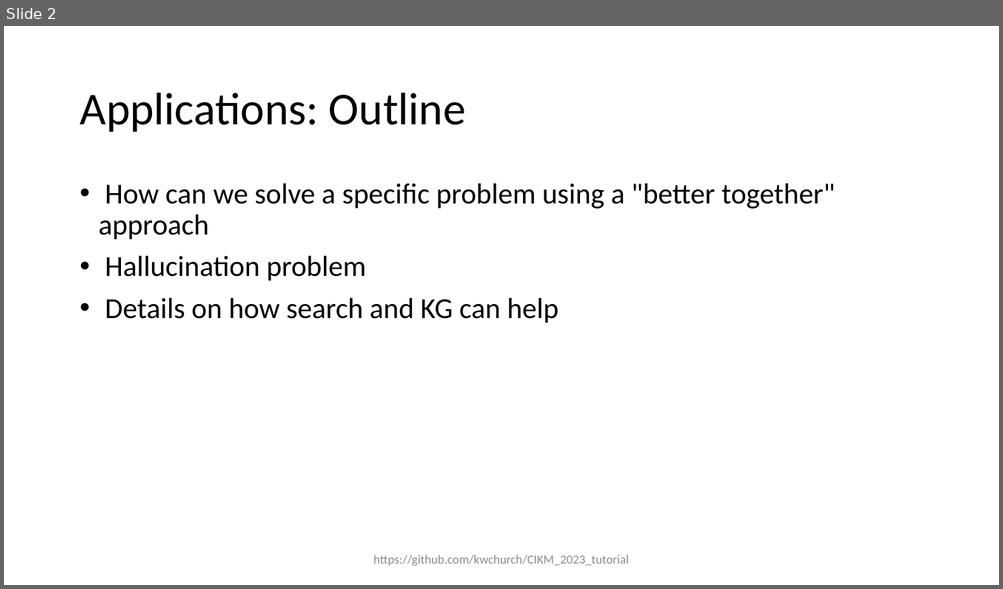
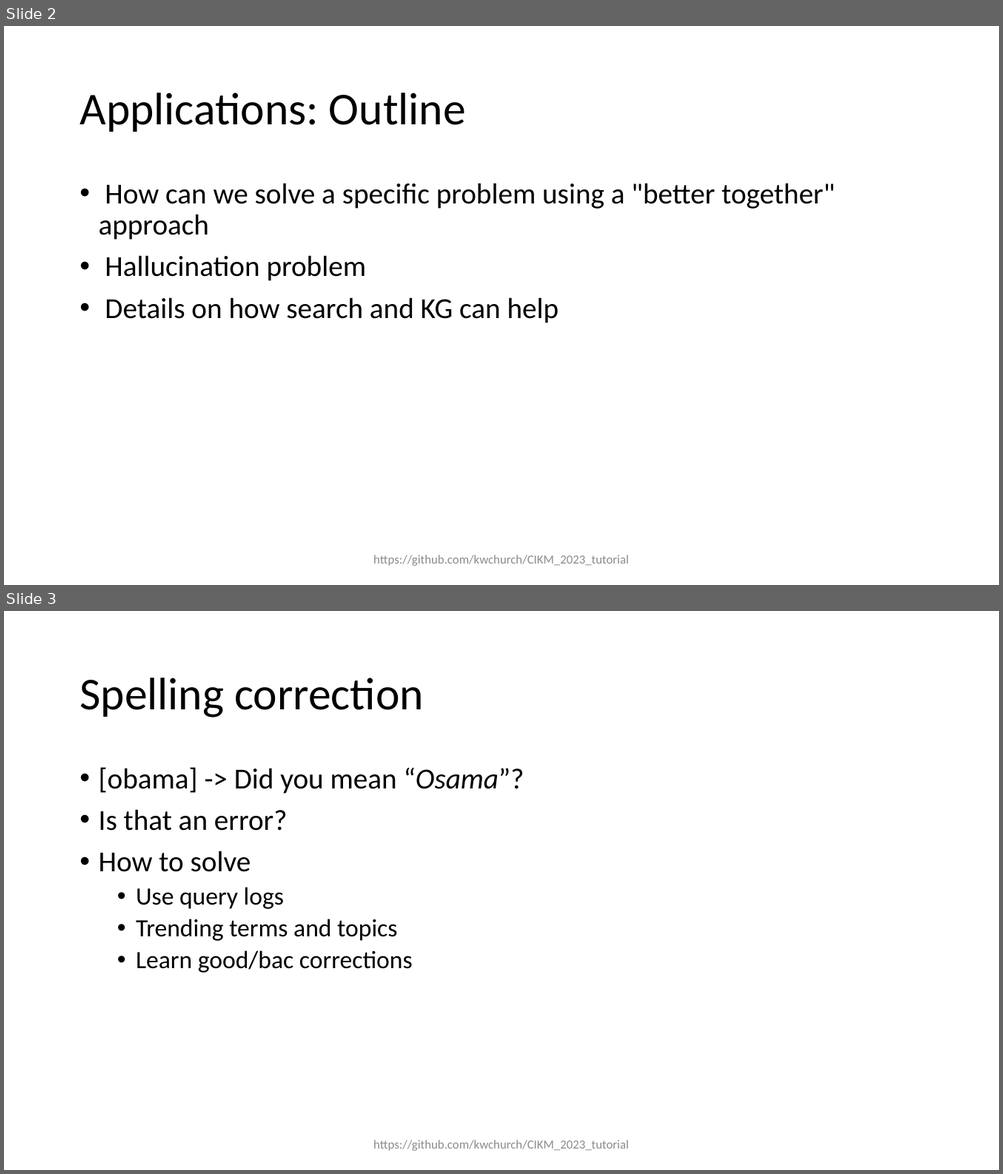
Before and after one commit to kwchurch/CIKM_2023_tutorial, a slide deck: slides/CIKM_Applications.pptx. Shown one above the other, each under a label of ours: slide 2 before the commit, slides 2 and 3 after it. The pictures are 1003x589 and 1003x1174 pixels, drawn with LibreOffice and Linux fonts; fonts in the diff are those of the drawing. Boxes give left, top, right and bottom in pixels: in the first picture for what was removed or moved away, otherwise in the second. Text is boxed around its words. In the diff, an @@ line names an element or a change of style, - is before the commit and + after.

```diff
--- a/slides/CIKM_Applications.pptx
+++ b/slides/CIKM_Applications.pptx
@@ slide 3 added at <box>4,611,999,1170</box>, background #FFFFFF @@
@@ title added at <box>79,678,424,718</box>, 44 pt, text #000000 @@
+Spelling correction
@@ text added at <box>99,767,524,973</box>, 24 pt, text #000000 @@
+• [obama] -> Did you mean “Osama”?
+• Is that an error?
+• How to solve
+  • Use query logs
+  • Trending terms and topics
+  • Learn good/bac corrections
@@ text added at <box>373,1140,629,1151</box>, 12 pt, text #8C8C8C @@
+https://github.com/kwchurch/CIKM_2023_tutorial
```
Also in this commit, not shown: 2 other slides added, 10 other files.
